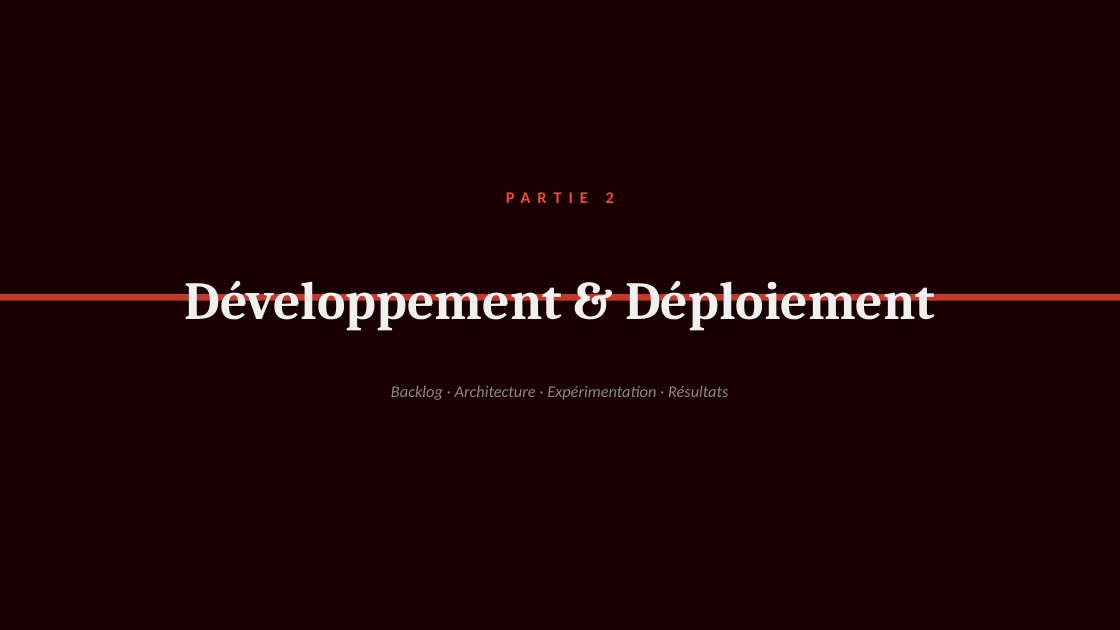
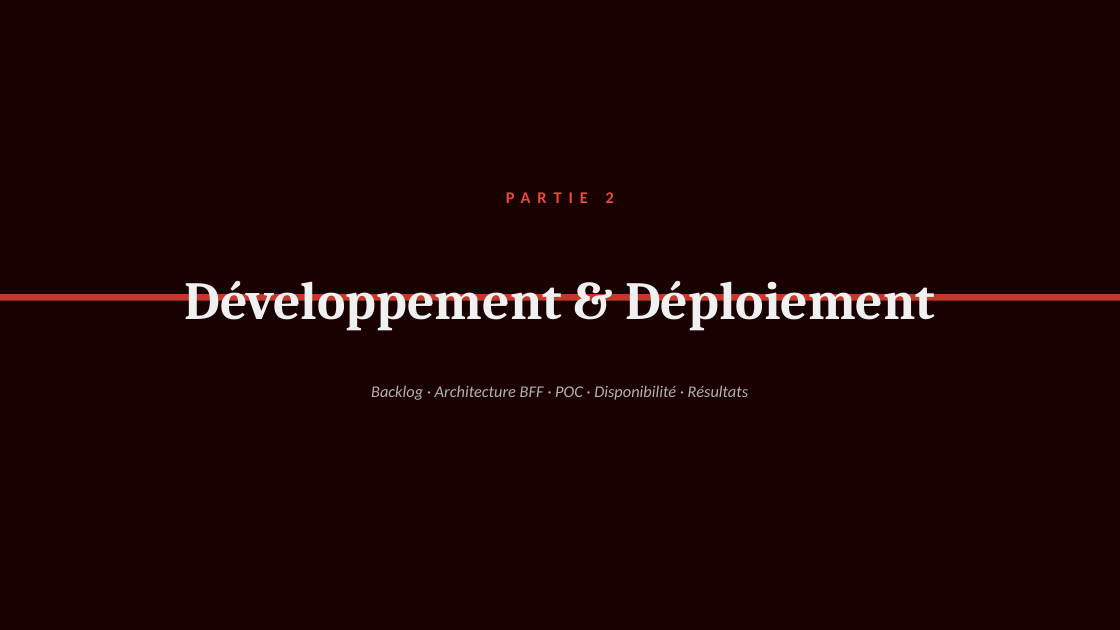
Before and after one commit to Brok3nWings/lpmde, a slide deck: slide 9 of presentation-LPMDE.pptx. Drawn at 1120x630 pixels with LibreOffice and Linux fonts; fonts in the diff are those of the drawing. Boxes give left, top, right and bottom in pixels: in the first picture for what was removed or moved away, otherwise in the second. Text is boxed around its words. In the diff, an @@ line names an element or a change of style, - is before the commit and + after.

```diff
--- a/presentation-LPMDE.pptx
+++ b/presentation-LPMDE.pptx
@@ text at (x1=371, y1=385, x2=748, y2=400): text changed; text colour #888888 to #B2B2B2 @@
-Backlog · Architecture · Expérimentation · Résultats
+Backlog · Architecture BFF · POC · Disponibilité · Résultats
```
Also in this commit, not shown: 18 other slides changed, 1 slide added, 3 other files.
